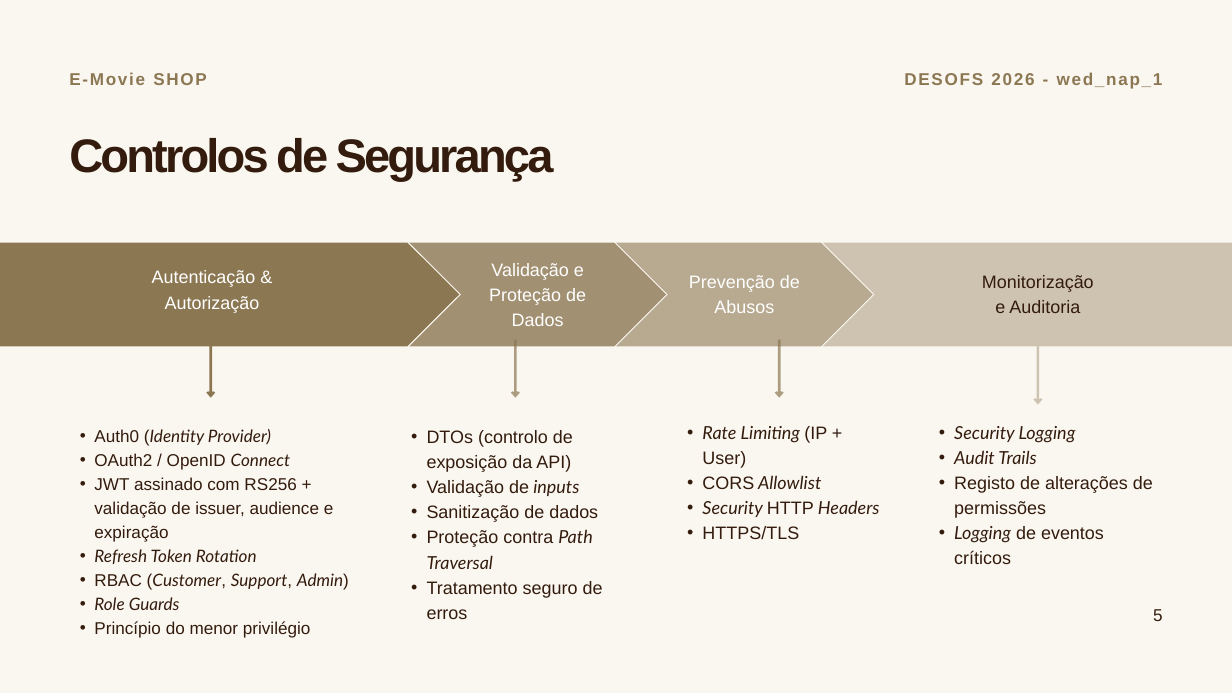
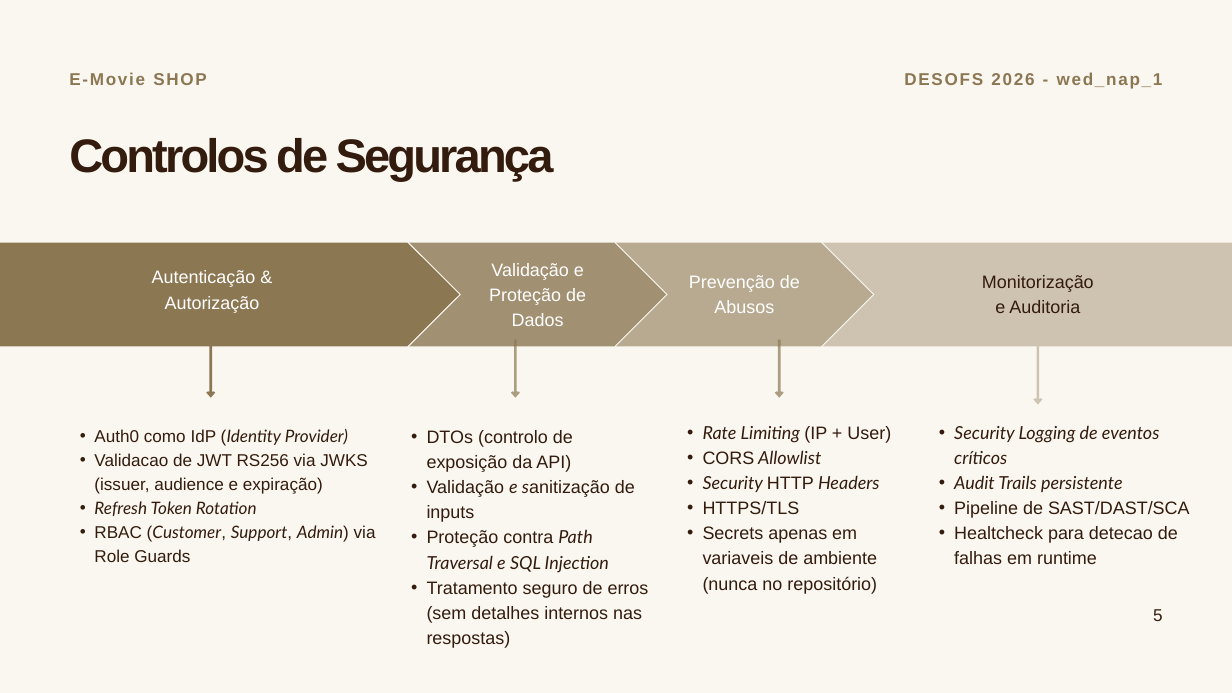
Before and after one commit to mei-desofs/desofs2026-wed_nap_1-1, a slide deck: slide 7 of Deliverables/Phase2/Sprint2/DESOFS 2026 - wed_nap_1.pptx. Drawn at 1232x693 pixels with LibreOffice and Linux fonts; fonts in the diff are those of the drawing. Boxes give left, top, right and bottom in pixels: in the first picture for what was removed or moved away, otherwise in the second. Text is boxed around its words. In the diff, an @@ line names an element or a change of style, - is before the commit and + after.

```diff
--- a/Deliverables/Phase2/Sprint2/DESOFS 2026 - wed_nap_1.pptx
+++ b/Deliverables/Phase2/Sprint2/DESOFS 2026 - wed_nap_1.pptx
@@ text at <box>94,429,368,494</box>: text changed @@
-  • Auth0 (Identity Provider)
-  • OAuth2 / OpenID Connect
-  • JWT assinado com RS256 + validação de issuer, audience e expiração
+  • Auth0 como IdP (Identity Provider)
+  • Validacao de JWT RS256 via JWKS (issuer, audience e expiração)
@@ text at <box>954,425,1190,564</box>: text changed @@
-  • Security Logging
-  • Audit Trails
-  • Registo de alterações de permissões
-  • Logging de eventos críticos
+  • Security Logging de eventos críticos
+  • Audit Trails persistente
+  • Pipeline de SAST/DAST/SCA
+  • Healtcheck para detecao de falhas em runtime
@@ text at <box>427,480,649,648</box>: text changed @@
-  • Validação de inputs
-  • Sanitização de dados
-  • Proteção contra Path Traversal
-  • Tratamento seguro de erros
+  • Validação e sanitização de inputs
+  • Proteção contra Path Traversal e SQL Injection
+  • Tratamento seguro de erros (sem detalhes internos nas respostas)
@@ text at <box>94,525,376,562</box>: text changed @@
-  • RBAC (Customer, Support, Admin)
-  • Role Guards
-  • Princípio do menor privilégio
+  • RBAC (Customer, Support, Admin) via Role Guards
@@ text at <box>703,526,877,594</box>: paragraph added @@
+  • Secrets apenas em variaveis de ambiente (nunca no repositório)
```
Also in this commit, not shown: 2 other slides changed.
